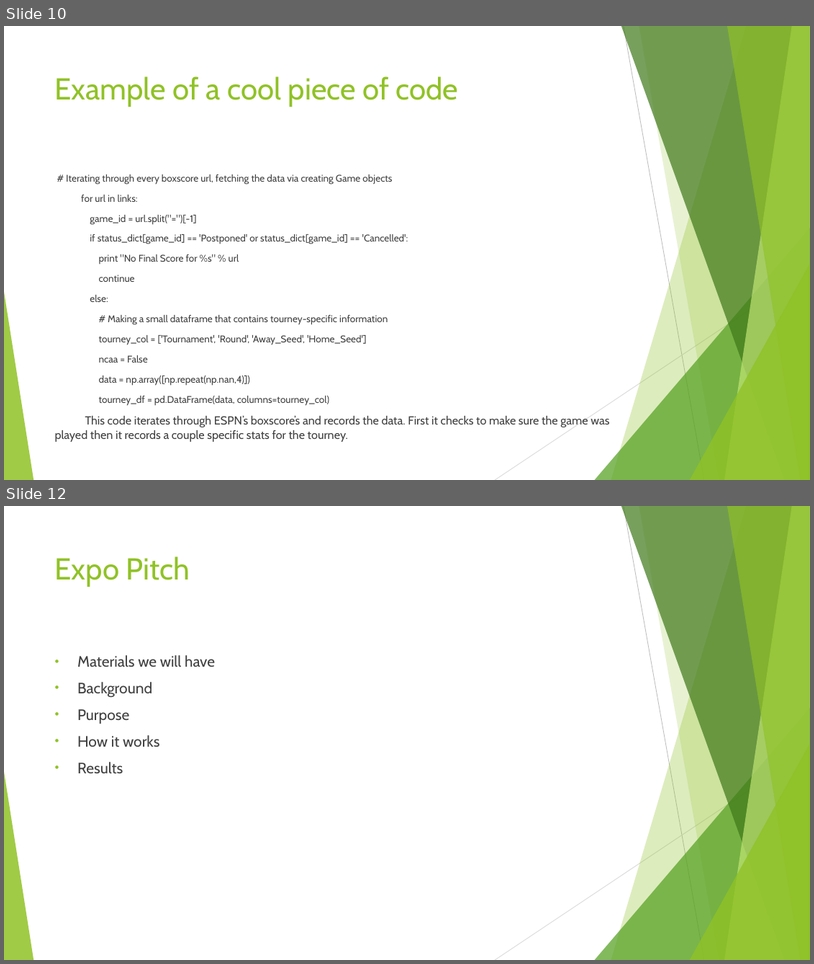
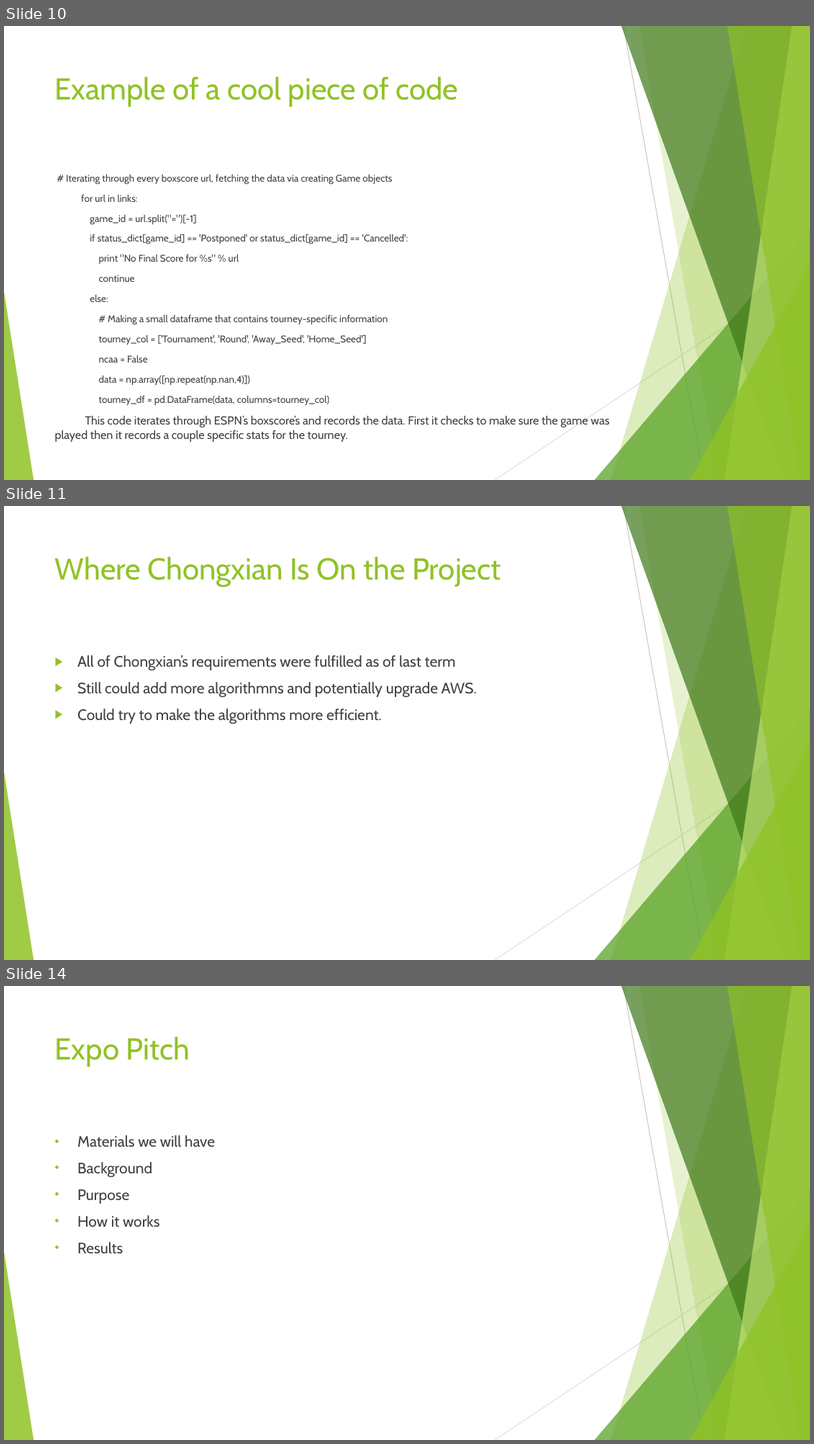
Before and after one commit to AlexDCraig/senior-capstone-project, a slide deck: SpringTermProgressReport/SpringProgressReportSlides.pptx. Shown one above the other, each under a label of ours: slides 10 and 12 before the commit, slides 10, 11 and 14 after it; the slides between them are not shown. The pictures are 814x964 and 814x1444 pixels, drawn with LibreOffice and Linux fonts; fonts in the diff are those of the drawing. Boxes give left, top, right and bottom in pixels: in the first picture for what was removed or moved away, otherwise in the second. Text is boxed around its words. In the diff, an @@ line names an element or a change of style, - is before the commit and + after.

Commit message:
Chongxian's slides

```diff
--- a/SpringTermProgressReport/SpringProgressReportSlides.pptx
+++ b/SpringTermProgressReport/SpringProgressReportSlides.pptx
@@ slide 11 added at (4,506,810,960), background #FFFFFF; not listed: 10 template elements that a slide beside it also shows @@
@@ title added at (55,556,501,587), 36 pt, text #90C226 @@
+Where Chongxian Is On the Project
@@ text added at (77,655,477,723), 18 pt, text #404040 @@
+▶ All of Chongxian’s requirements were fulfilled as of last term
+▶ Still could add more algorithmns and potentially upgrade AWS.
+▶ Could try to make the algorithms more efficient.
@@ what was slide 12 is now slide 14 @@
```
Also in this commit, not shown: 1 slide changed, 1 other slide added, 1 other file.
